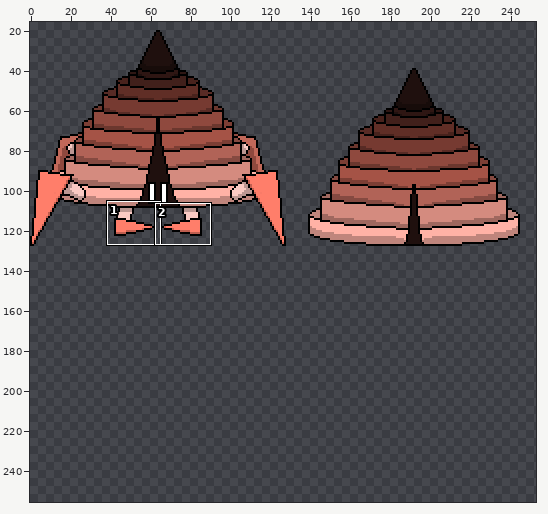
Sprite sheet: Game/Assets/Assets/Shop/HermitShopkeeper.png. Above, an overview of the earlier version with the close-up marked.
Close-up. As it was:
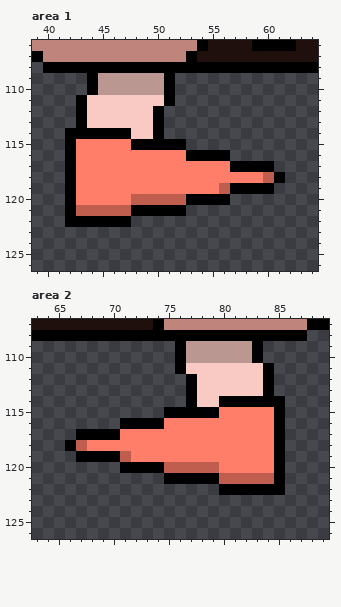
The file is 256x128 pixels. Pixels under 10% opacity are left out. Colours within 5 levels of each other are drawn and written as one. Shown: area 1: x 39..64, y 106..126; area 2: x 63..89, y 107..126. The old version is drawn lined up with the new one, on the new canvas. The wide view leaves out empty margins. The commit also changed other parts of the picture, which this record leaves out.
Once edited:
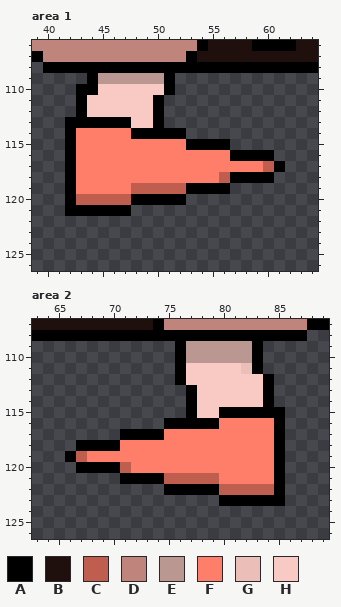
Palette (. is transparent): A #000000  B #1f100e  C #bf5e4f  D #bf857c  E #bb9792  F #ff7e6a  G #ebbfb8  H #f9cac3
From old to new:
canvas 256x128 -> 256x256
Changed rows in their new state; - is an unchanged pixel.
Area 1:
first column x 42:
110 -A-HHHHHH-----------
111 --------A.----------
113 A-AAAA--------------
114 -FFFFFAA-AA---------
115 ------FFFFFAAAA-----
116 -----------FFFFAAAA-
117 ---------------FFFCA
118 --------------CAAAA.
119 ------CCCCCAAAA....-
120 -CCCCCAAAAA....-----
121 -AAAAA.....---------
122 ......--------------
Area 2:
first column x 66:
111 ----------------GA.-
112 ----------AH--------
114 --------------HHHH-.
115 ---------..-HHAAAAA-
116 -----....AAAAA------
117 -....AAAA-----------
118 .AAAA---------------
119 ACFFFF--------------
120 -AAAACFFFFFFFF------
121 -----AAAACCCCCFFFFF-
122 ---------AAAAACCCCC-
123 --------------AAAAAA
